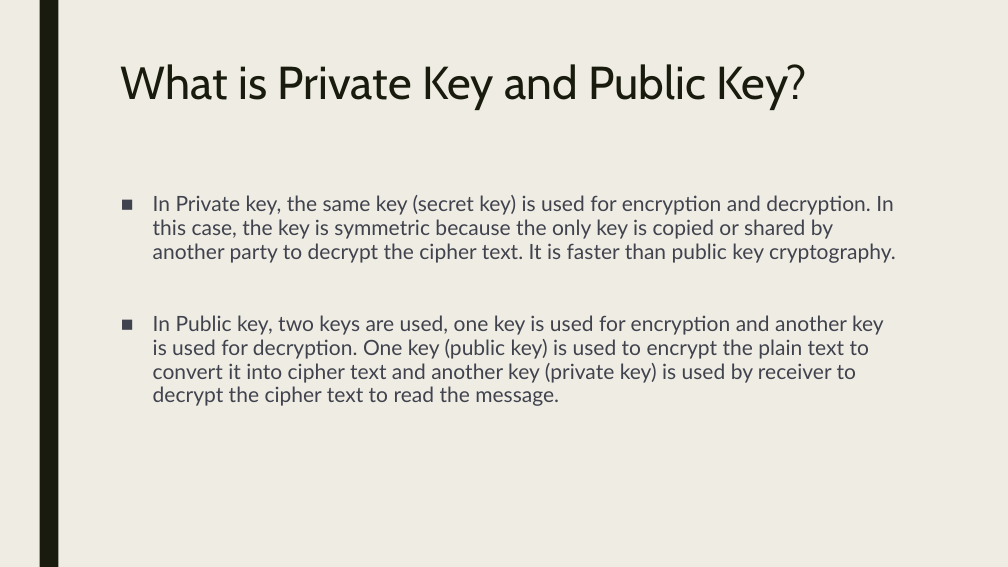
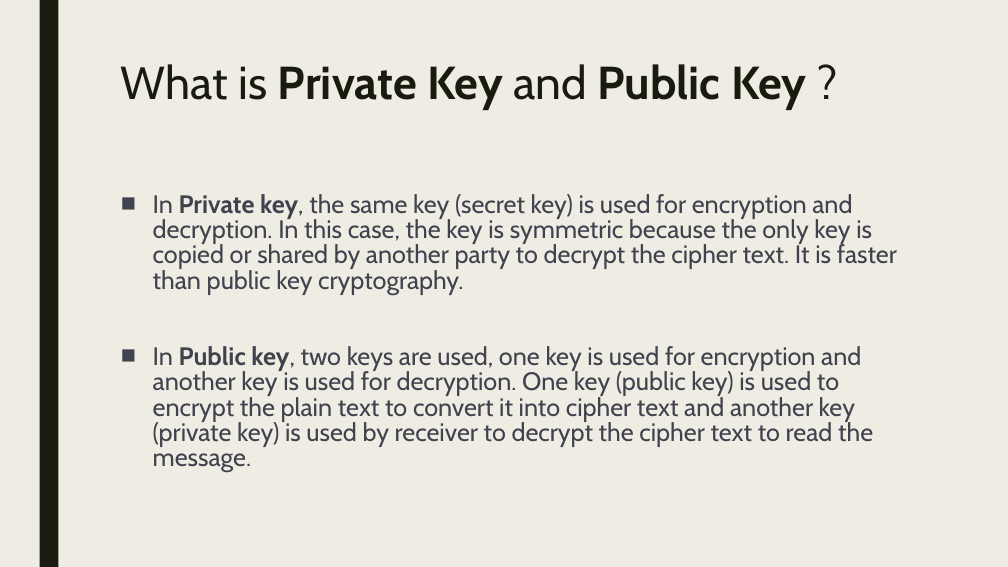
Before and after one commit to Jaidev810/ECC-Cipher, a slide deck: slide 3 of Ecc Cipher.pptx. Drawn at 1008x567 pixels with LibreOffice and Linux fonts; fonts in the diff are those of the drawing. Boxes give left, top, right and bottom in pixels: in the first picture for what was removed or moved away, otherwise in the second. Text is boxed around its words. In the diff, an @@ line names an element or a change of style, - is before the commit and + after.

```diff
--- a/Ecc Cipher.pptx
+++ b/Ecc Cipher.pptx
@@ title at <box>121,64,806,110</box>: text changed; bold on @@
-What is Private Key and Public Key?
+What is Private Key and Public Key ?
@@ text "In Private key, the same ..." at <box>153,194,897,473</box>: size 20 to 24 pt, font Lato to Cabin; bold on in "Private key,", "Public key,"; line spacing 0.94 to 0.84 @@
```
Also in this commit, not shown: 2 other slides changed, 4 slides added, 5 slides removed.
